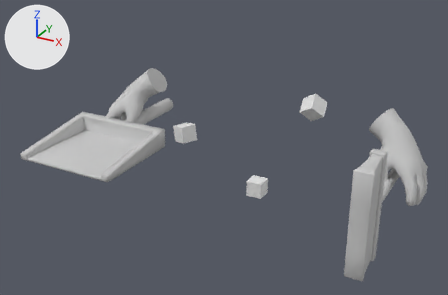
The FBX model assetsource/models/hands/hands_tempSweepIdle.FBX: old version first, new version second.
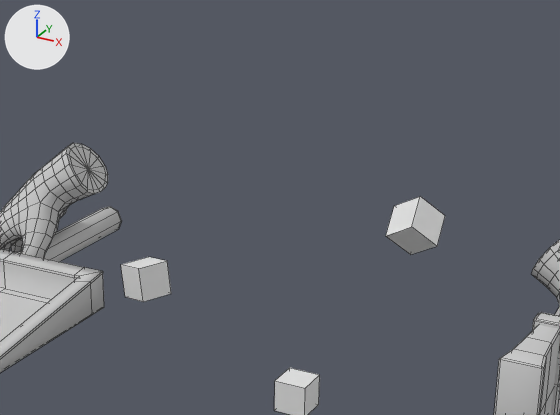
There are two pictures of each version: one whole from a 50 mm camera at (1.52, -3.21, 1.83) aimed at (-0.06, -0.33, 0.39), one close up on the part from 26% to 85% of the width and 0% to 67% of the height. The lights are fixed; the arrows at upper left show +X, +Y and +Z. The close-ups show mesh edges as thin lines. Where no turn or scale is listed for an object, it has been applied to the vertices.

Objects in the first close-up: 'Box001', 'Cylinder001', 'leftArm', 'maleHandsStrong', 'rightArm', 'root'.
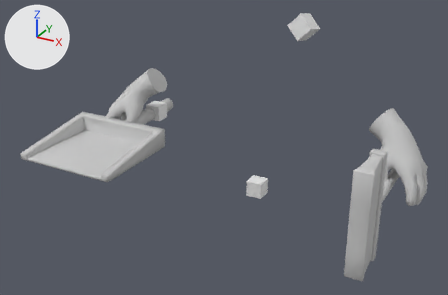
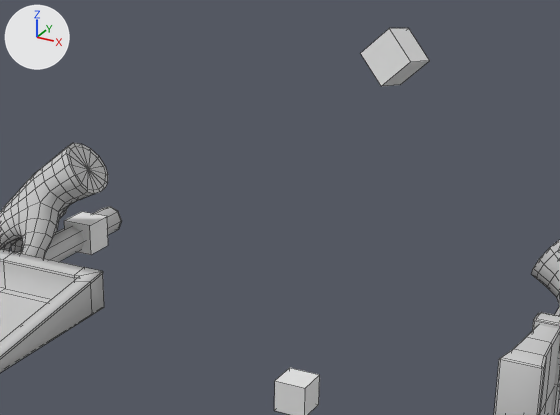
Changed parts and their boxes (x1, y1, x2, y2) in the close-ups (560 x 415 px):
'leftArm', moved, turned
    before: (386, 196, 445, 255)
    after: (360, 28, 429, 86)
'rightArm', moved, turned
    before: (121, 257, 171, 302)
    after: (64, 212, 108, 255)

The change in detail:
Object 'rightArm' (ob_rightarm) moves from (-17.37, -5.766, 13.38) to (-33.26, 4.932, 12.89).
Object 'rightArm' (ob_rightarm) turns from (-11, -0.4, 66) to (0, 0, 90) degrees about x, y and z.
Object 'leftArm' (ob_leftarm) moves from (13.53, 0.391, 23.52) to (12.43, -5.404, 42.99).
Object 'leftArm' (ob_leftarm) turns from (44, -29, -17) to (77, -44, 1.6) degrees about x, y and z.
